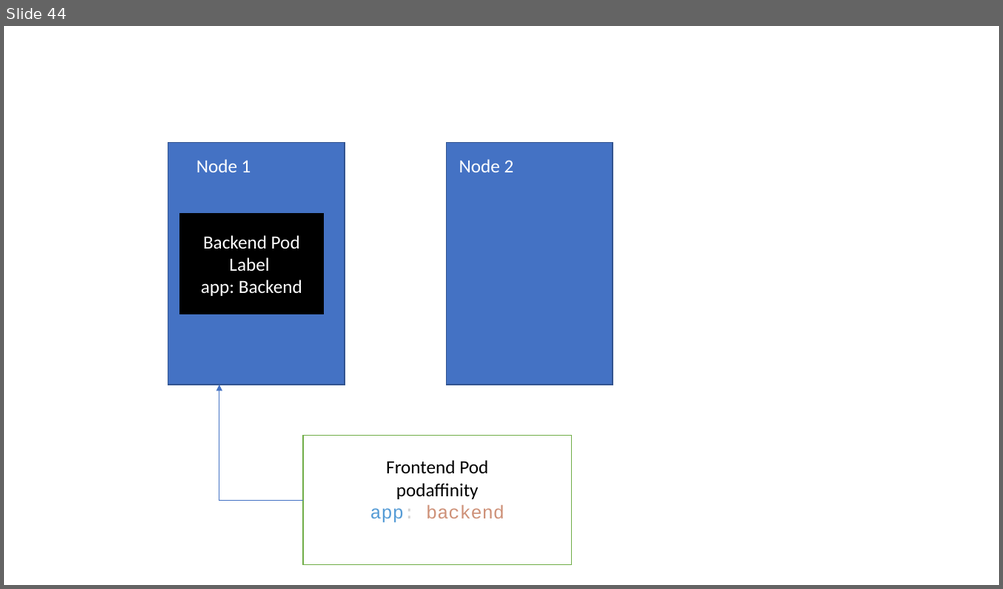
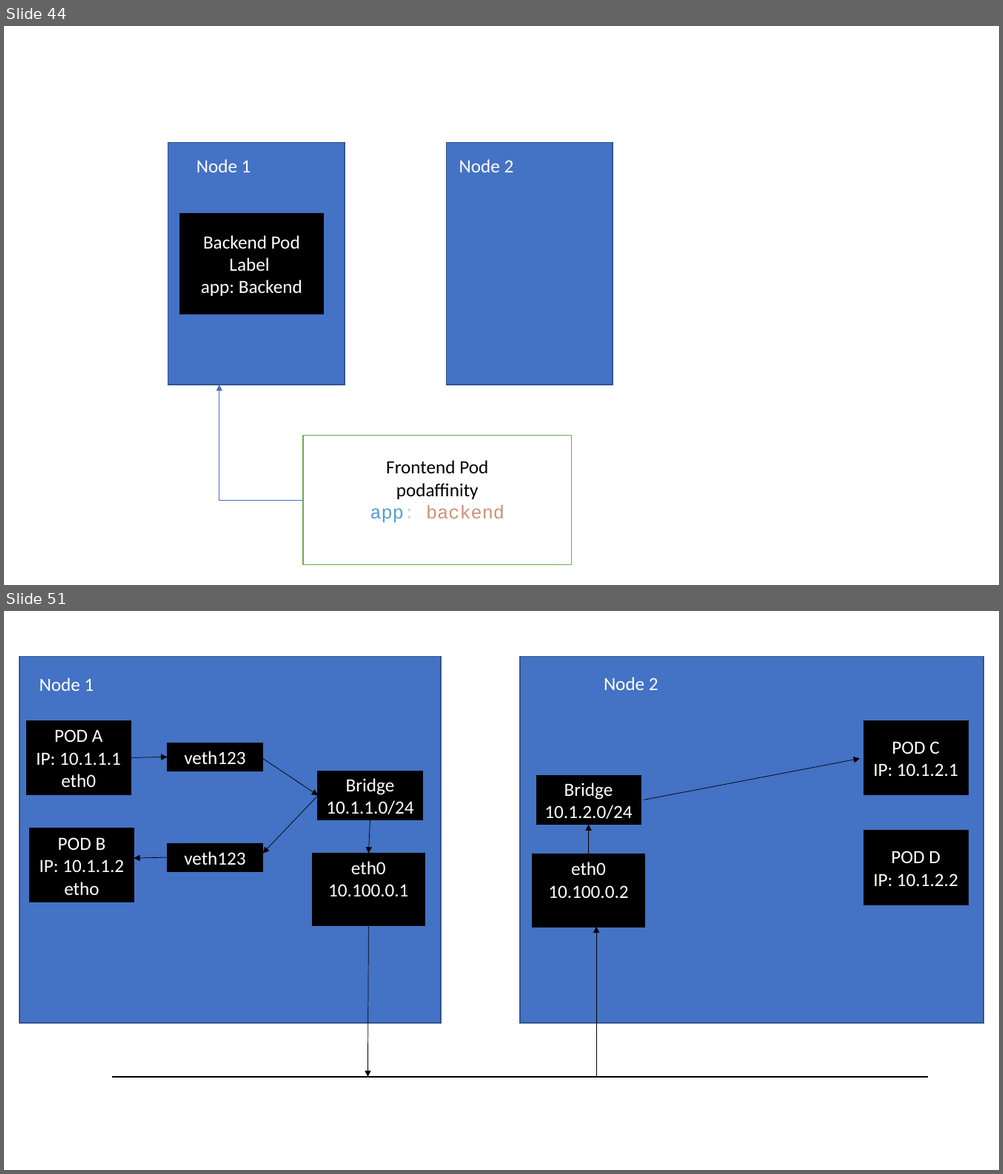
Before and after one commit to BhaveshBR/ckalab, a slide deck: WhiteBoard.pptx. Shown one above the other, each under a label of ours: slide 44 before the commit, slides 44 and 51 after it; the slides between them are not shown. The pictures are 1003x589 and 1003x1174 pixels, drawn with LibreOffice and Linux fonts; fonts in the diff are those of the drawing. Boxes give left, top, right and bottom in pixels: in the first picture for what was removed or moved away, otherwise in the second. Text is boxed around its words. In the diff, an @@ line names an element or a change of style, - is before the commit and + after.

Commit message:
changes

```diff
--- a/WhiteBoard.pptx
+++ b/WhiteBoard.pptx
@@ slide 51 added at [4,611,999,1170], background #FFFFFF @@
@@ rectangle added at [20,657,441,1024], fill #4472C4, outline #325491 1 pt @@
@@ rectangle added at [521,657,984,1024], fill #4472C4, outline #325491 1 pt @@
@@ text added at [603,677,658,690], 18 pt, text #FFFFFF @@
+Node 2
@@ text added at [40,678,94,691], 18 pt, text #FFFFFF @@
+Node 1
@@ rectangle added at [26,721,131,795], fill #000000, outline #000000 1 pt, 18 pt, text #FFFFFF @@
+POD A
+IP: 10.1.1.1
+eth0
@@ rectangle added at [864,721,968,795], fill #000000, outline #000000 1 pt, 18 pt, text #FFFFFF @@
+POD C
+IP: 10.1.2.1
@@ rectangle added at [168,743,263,772], fill #000000, outline #000000 1 pt, 18 pt, text #FFFFFF @@
+veth123
@@ arrow added from (131, 758) to (168, 758), #000000 0.5 pt @@
@@ arrow added from (263, 759) to (318, 795), #000000 0.5 pt @@
@@ arrow added from (643, 800) to (859, 759), #000000 0.5 pt @@
@@ rectangle added at [318,772,423,820], fill #000000, outline #000000 1 pt, 18 pt, text #FFFFFF @@
+Bridge
+10.1.1.0/24
@@ rectangle added at [537,776,641,825], fill #000000, outline #000000 1 pt, 18 pt, text #FFFFFF @@
+Bridge
+10.1.2.0/24
@@ arrow added from (318, 795) to (263, 854), #000000 0.5 pt @@
@@ rectangle added at [29,829,134,903], fill #000000, outline #000000 1 pt, 18 pt, text #FFFFFF @@
+POD B
+IP: 10.1.1.2
+etho
@@ arrow added from (370, 820) to (369, 854), #000000 0.5 pt @@
@@ arrow added from (588, 855) to (588, 824), #000000 0.5 pt @@
@@ rectangle added at [864,831,968,905], fill #000000, outline #000000 1 pt, 18 pt, text #FFFFFF @@
+POD D
+IP: 10.1.2.2
@@ rectangle added at [168,844,263,872], fill #000000, outline #000000 1 pt, 18 pt, text #FFFFFF @@
+veth123
@@ rectangle added at [313,854,425,925], fill #000000, outline #000000 1 pt, 18 pt, text #FFFFFF @@
+eth0
+10.100.0.1
@@ arrow added from (168, 857) to (134, 859), #000000 0.5 pt @@
@@ rectangle added at [532,855,644,927], fill #000000, outline #000000 1 pt, 18 pt, text #FFFFFF @@
+eth0
+10.100.0.2
@@ arrow added from (369, 926) to (368, 1077), #000000 0.5 pt @@
@@ arrow added from (597, 1077) to (597, 926), #000000 0.5 pt @@
@@ line added from (112, 1077) to (928, 1077), #000000 1.5 pt @@
```
Also in this commit, not shown: 21 other slides added.
